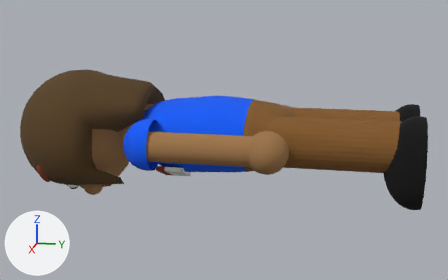
The glTF model assets/model/jarchi.glb as it was, and as the next commit left it.
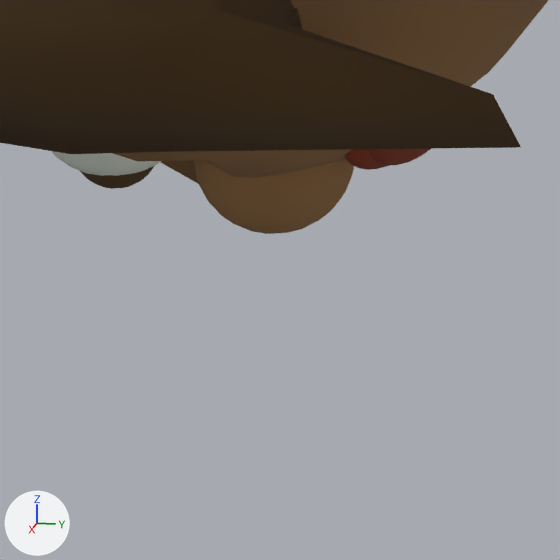
Each version is shown whole from a camera (50 mm lens) standing at (2.37, -0.265, 0.452) and looking at (-0.012, -0.741, -0.144), then close up on the part from 13% to 29% of the width and 59% to 84% of the height. Every picture has the same lights, and +X, +Y and +Z are marked at lower left. Where no turn or scale is listed for an object, it has been applied to the vertices. Vertices at the same position are counted once.
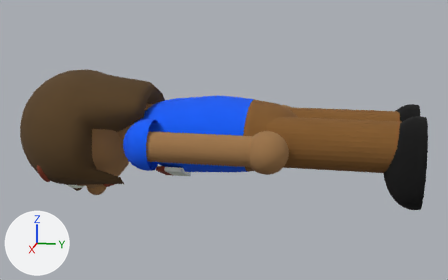
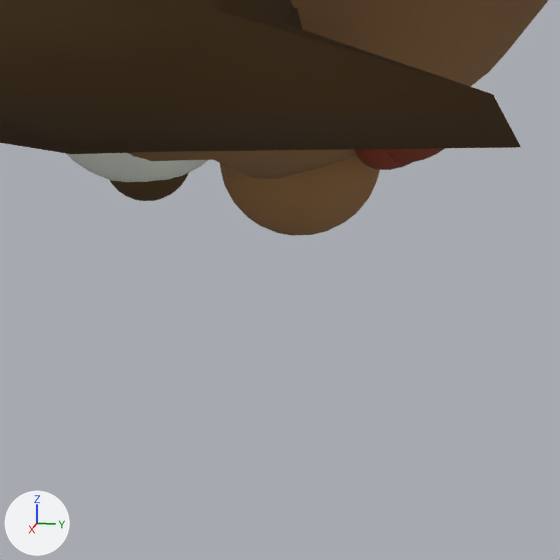
Edits to the bpy script that builds the scene:
```text
Change me_sphere_001:
    where me_sphere_001.from_pydata(...)  # 482 vertices, 960 faces; spans x -0.186..0.186, y -0.214..0.214, z -0.231..0.214
    used by ob_sphere_001; location = (-0.0028, -1.3368, -0.161)
    before: 4 (0.001, 0.036, -0.21), 29 (-0.069, 0.036, -0.195), 451 (0.071, 0.036, -0.194) at pixel (232, 176), 466 (0.036, 0.036, -0.206)
    me_sphere_001 part 1
    add for i in [4, 29, 451, 466]: me_sphere_001.vertices[i].co += Vector((0.0, 0.011, 0.0))
    me_sphere_001.vertices[2].co: (0.001, -0.042, -0.21) -> (0.001, -0.042, -0.196)
    me_sphere_001.vertices[3].co: (0.001, 0.0, -0.231) -> (0.001, 0.0, -0.209)
    me_sphere_001.vertices[14].co: (-0.035, 0.036, -0.206) -> (-0.035, 0.041, -0.206)
    me_sphere_001.vertices[30].co: (-0.065, 0.082, -0.183) -> (-0.071, 0.082, -0.183)
    me_sphere_001.vertices[31].co: (-0.059, 0.119, -0.165) -> (-0.063, 0.119, -0.165)
    me_sphere_001.vertices[437].co: (0.096, 0.082, -0.164) -> (0.102, 0.082, -0.164)
    me_sphere_001.vertices[438].co: (0.087, 0.119, -0.148) -> (0.089, 0.119, -0.148)
Change ob_sphere_002:
    ob_sphere_002.location: (-0.0021, -1.3074, -0.3659) -> (-0.0021, -1.2927, -0.3659)
Change ob_sphere_005:
    ob_sphere_005.location: (0.0665, -1.3648, -0.3161) -> (0.0621, -1.3501, -0.3093)
    ob_sphere_005.scale: (0.042, 0.042, 0.042) -> (0.0526, 0.0526, 0.0526)
Change ob_sphere_006:
    ob_sphere_006.location: (0.0665, -1.3648, -0.343) -> (0.0665, -1.3475, -0.3486)
Change ob_sphere_007:
    ob_sphere_007.location: (-0.0022, -1.243, -0.3462) -> (-0.0022, -1.2338, -0.3438)
    ob_sphere_007.scale: (0.0474, 0.0177, 0.0187) -> (0.0512, 0.0191, 0.0202)
Change ob_sphere_008:
    ob_sphere_008.location: (-0.0022, -1.2334, -0.344) -> (-0.0022, -1.2238, -0.34)
    ob_sphere_008.scale: (0.0439, 0.0196, 0.0187) -> (0.0475, 0.0213, 0.0202)
```

Location of each change, [x1, y1, x2, y2] in pixels of the close-ups (560 x 560 px; the box of a moved part takes in the faces that stretch with it):
'Sphere.001', reshaped
    before: [113, 0, 548, 184]
    after: [129, 0, 548, 179]
'Sphere.002', moved
    before: [194, 160, 354, 234]
    after: [220, 155, 380, 236]
'Sphere.005', moved, rescaled
    before: [51, 151, 161, 176]
    after: [67, 153, 208, 182]
'Sphere.006', moved
    before: [80, 166, 154, 189]
    after: [110, 173, 188, 201]
'Sphere.007', moved, rescaled
    before: [345, 149, 388, 170]
    after: [355, 149, 412, 170]
'Sphere.008', moved, rescaled
    before: [369, 148, 431, 166]
    after: [385, 148, 445, 163]
part 1 of me_sphere_001, moved or reshaped
    before: [161, 40, 436, 184]
    after: [215, 40, 436, 179]
